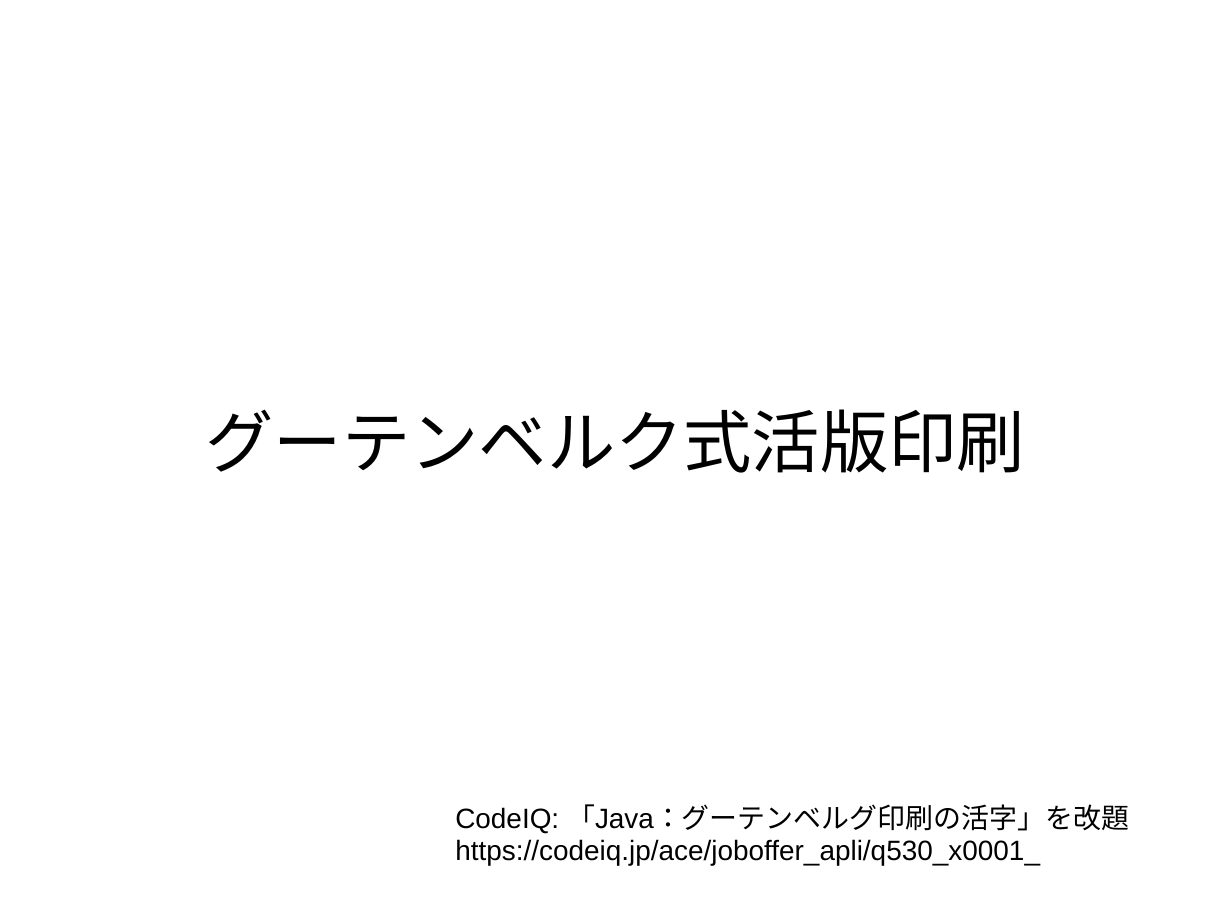
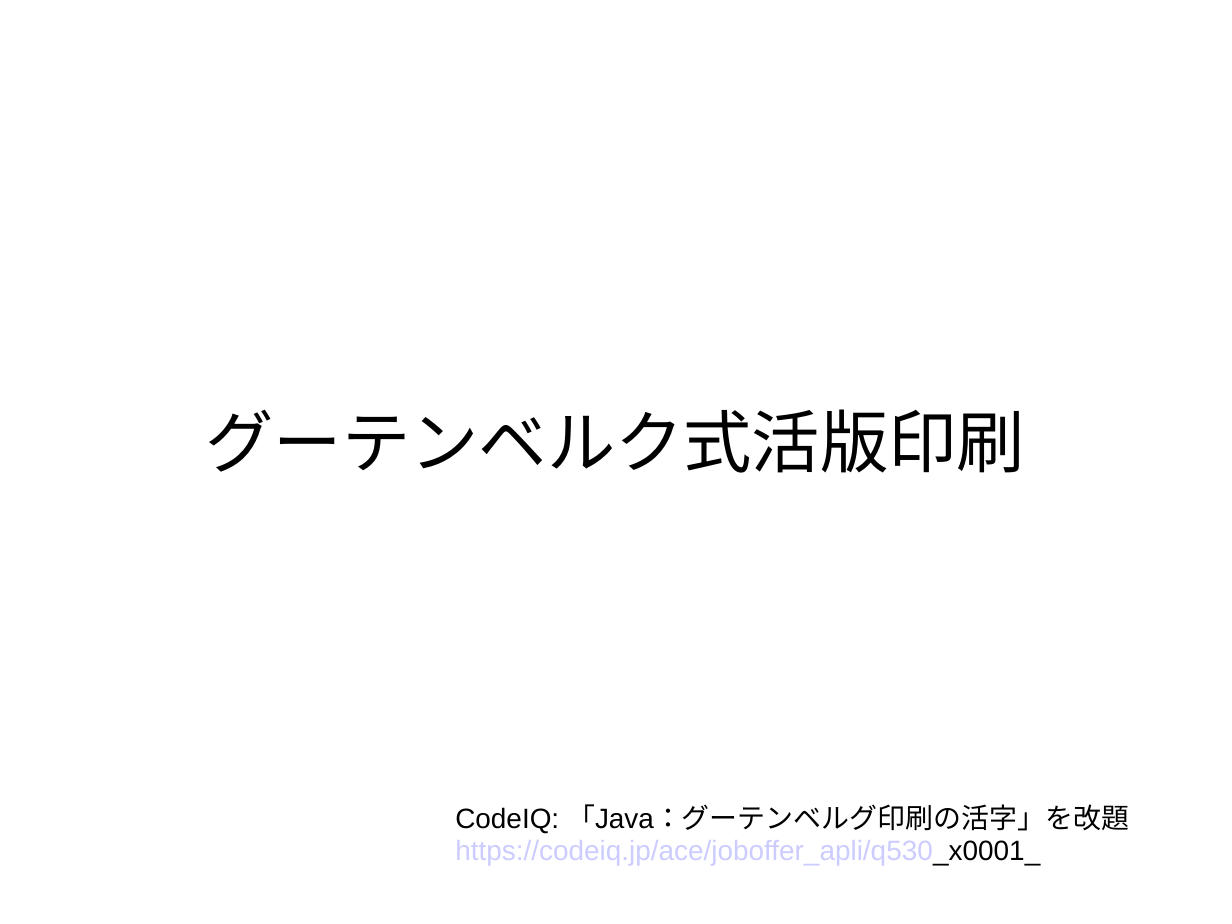
Before and after one commit to nsnt/granparkrb-printing, a slide deck: slide 1 of printing.ppt. Drawn at 1232x924 pixels with LibreOffice and Linux fonts; fonts in the diff are those of the drawing. Boxes give left, top, right and bottom in pixels: in the first picture for what was removed or moved away, otherwise in the second. Text is boxed around its words. In the diff, an @@ line names an element or a change of style, - is before the commit and + after.

```diff
--- a/printing.ppt
+++ b/printing.ppt
@@ text "CodeIQ: 「Java：グーテンベルグ印刷の活字」を改題" at [455,804,1129,865]: text colour #000000 to #CCCCFF in "https://codeiq.jp/ace/joboffer_apli/q530_x0001_" @@
```
Also in this commit, not shown: 1 other slide changed, 1 slide removed.
